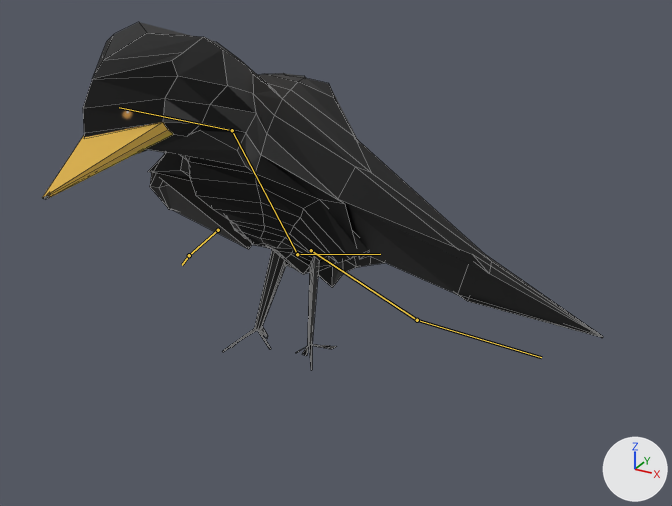
The Blender file Assets/Models/Enemy/Bird.blend as it was, and as the next commit left it.
One viewpoint serves both versions: a camera (50 mm lens) standing at (2.13, -3.38, 2.48) and looking at (0.32, -0.09, 0.83). Every picture has the same lights, and +X, +Y and +Z are marked at lower right. Both versions are drawn at frame 161 of the action 'BirdArmatureAction'; the numbers are the values there. The bones that bend it are drawn over the model as lines. Mesh edges are drawn as thin lines.

Names of what the first picture shows: 'Bird'.
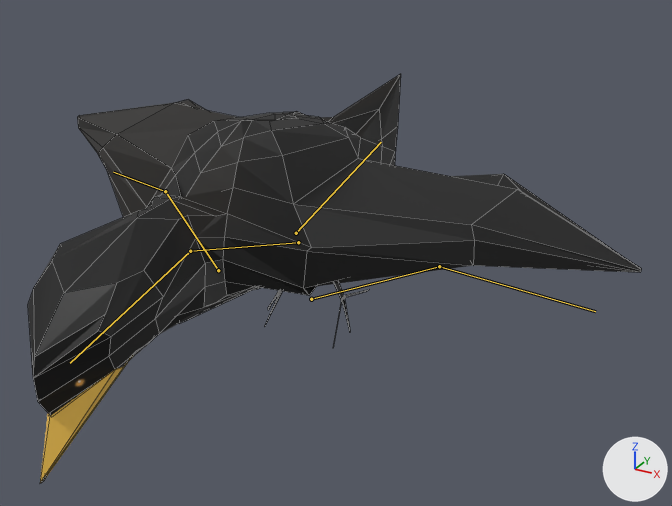
The change in detail:
Bone 'Center' (bone_center) moves from (0.0, 0.0, 0.0) to (0.0, 0.06, -0.11).
Bone 'Center' (bone_center) turns from (-24, 0, 3) to (17, -2, 1) degrees about its own x, y and z.
Bone 'Head' (bone_head) turns from (39, -3, -7) to (31, -2, -3) degrees about its own x, y and z.
Bone 'Tail' (bone_tail) moves from (0.0, 0.0, 0.0) to (0.0, 0.0, 0.13).
Bone 'Tail' (bone_tail) turns from (0, 0, 0) to (-5, 0, 0) degrees about its own x, y and z.
Bone 'Wing1.L' (bone_wing1_l) moves from (0.0, 0.0, 0.0) to (0.13, -0.05, -0.02).
Bone 'Wing1.L' (bone_wing1_l) turns from (-19, 20, -49) to (-3, 31, -11) degrees about its own x, y and z.
Bone 'Wing2.L' (bone_wing2_l) turns from (0, 0, 0) to (45, 36, -12) degrees about its own x, y and z.
Bone 'Wing1.R' (bone_wing1_r) moves from (0.0, 0.0, 0.0) to (-0.11, -0.03, -0.02).
Bone 'Wing1.R' (bone_wing1_r) turns from (-16, -21, 43) to (-2, -30, 6) degrees about its own x, y and z.
Bone 'Wing2.R' (bone_wing2_r) turns from (0, 0, 0) to (34, -27, 16) degrees about its own x, y and z.

Pixel boxes (x1, y1, x2, y2) of what changed, in the pictures (672 x 506 px):
'Bird', posed (9% wider, 17% taller)
    before: (42, 22, 603, 370)
    after: (28, 74, 641, 483)
bone 'Center', root to tip
    before: (297, 254) to (232, 130)
    after: (298, 242) to (190, 251)
bone 'Head', root to tip
    before: (232, 130) to (119, 107)
    after: (190, 251) to (70, 363)
bone 'Tail', root to tip
    before: (297, 254) to (380, 254)
    after: (296, 233) to (381, 142)
bone 'Wing1.L', root to tip
    before: (311, 250) to (417, 320)
    after: (311, 299) to (439, 266)
bone 'Wing2.L', root to tip
    before: (417, 320) to (541, 357)
    after: (439, 266) to (595, 311)
bone 'Wing1.R', root to tip
    before: (218, 230) to (189, 255)
    after: (218, 270) to (165, 191)
bone 'Wing2.R', root to tip
    before: (189, 255) to (182, 265)
    after: (165, 191) to (113, 172)
